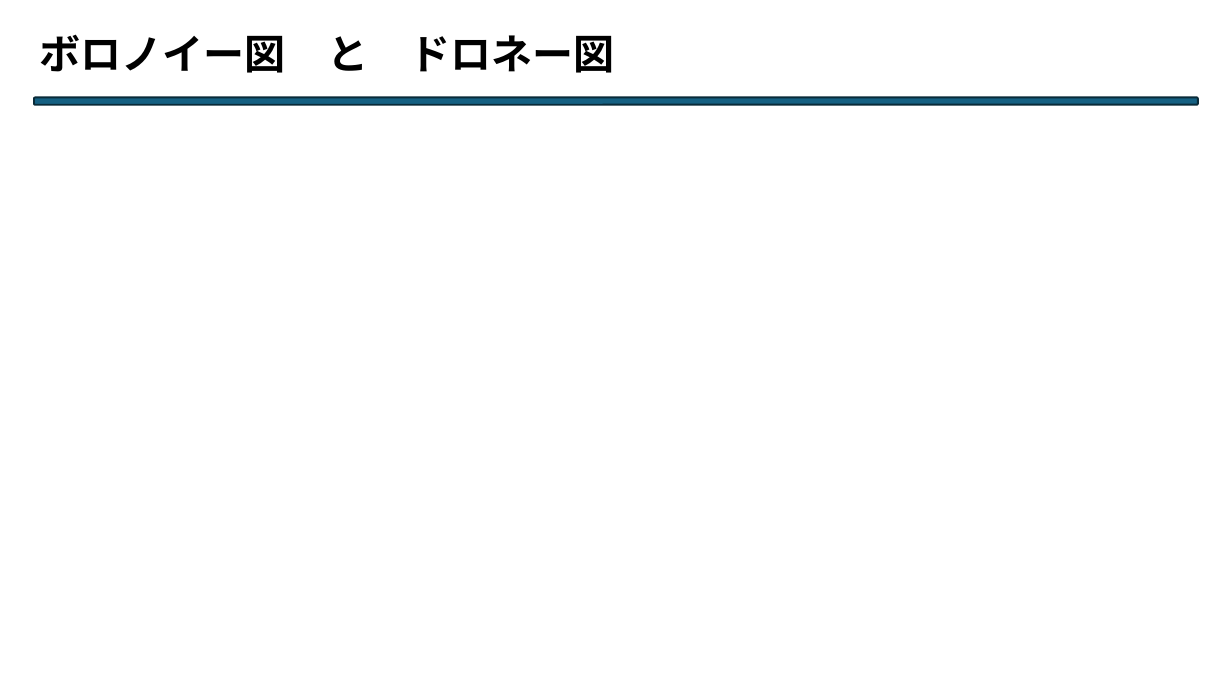
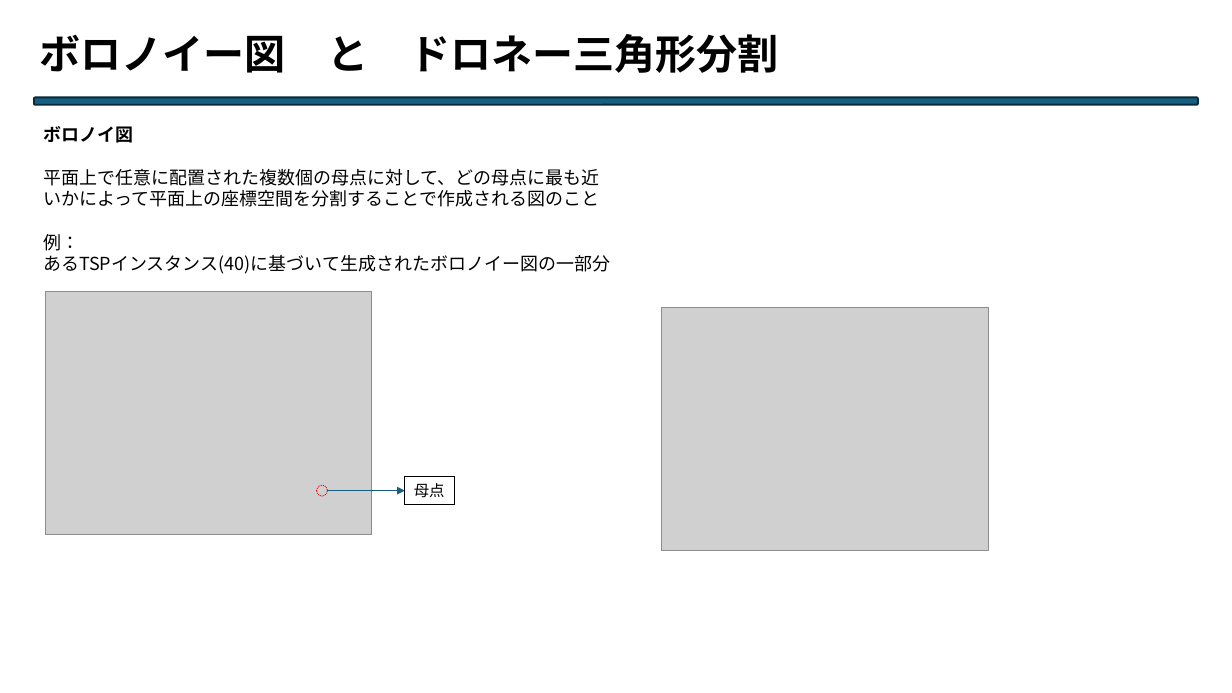
Before and after one commit to Legolas9999/chuukann, a slide deck: slide 5 of 中期.pptx. Drawn at 1232x693 pixels with LibreOffice and Linux fonts; fonts in the diff are those of the drawing; grey boxes stand for pictures. Boxes give left, top, right and bottom in pixels: in the first picture for what was removed or moved away, otherwise in the second. Text is boxed around its words. In the diff, an @@ line names an element or a change of style, - is before the commit and + after.

```diff
--- a/中期.pptx
+++ b/中期.pptx
@@ text at box(40, 34, 779, 73): text changed @@
-ボロノイー図 と ドロネー図
+ボロノイー図 と ドロネー三角形分割
@@ text added at box(43, 126, 610, 274), 14 pt, text #000000 @@
+ボロノイ図
+平面上で任意に配置された複数個の母点に対して、どの母点に最も近いかによって平面上の座標空間を分割することで作成される図のこと
+例：
+あるTSPインスタンス(40)に基づいて生成されたボロノイー図の一部分
@@ picture added at box(45, 292, 372, 535) @@
@@ picture added at box(662, 308, 988, 551) @@
@@ rectangle added at box(405, 477, 455, 505), outline #000000 0.75 pt, 12 pt, text #000000 @@
+母点
@@ ellipse added at box(317, 485, 328, 496), outline #FF0000 0.75 pt dashed @@
@@ arrow added from (327, 491) to (405, 491), #156082 0.75 pt @@
```
Also in this commit, not shown: 1 other slide changed.
